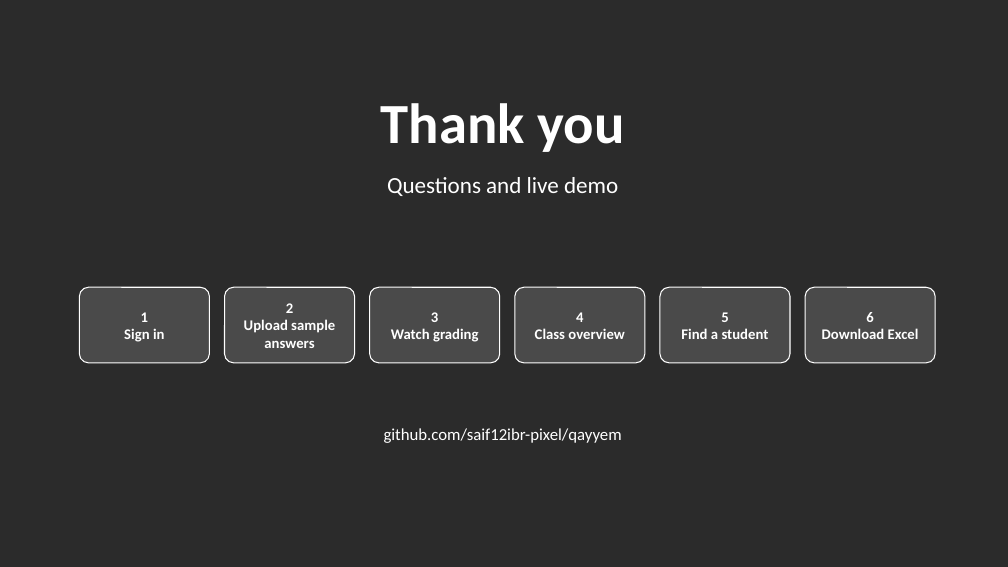
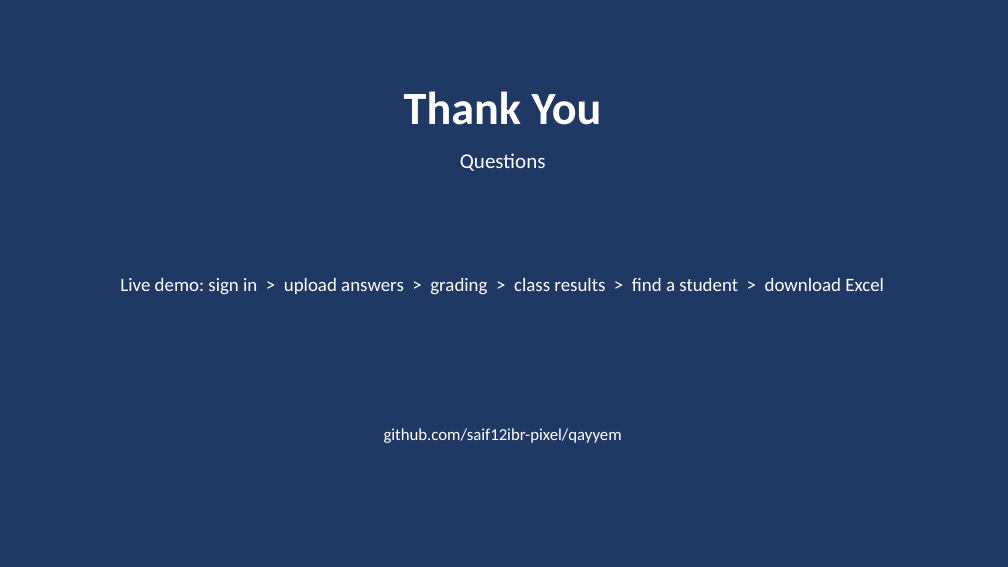
Before and after one commit to saif12ibr-pixel/qayyem, a slide deck: slide 18 of DOCUMENTS/Qayyem_Final_Defense.pptx. Drawn at 1008x567 pixels with LibreOffice and Linux fonts; fonts in the diff are those of the drawing; background and template pictures are left out; a plain dark background stands for a picture behind light text. Boxes give left, top, right and bottom in pixels: in the first picture for what was removed or moved away, otherwise in the second. Text is boxed around its words. In the diff, an @@ line names an element or a change of style, - is before the commit and + after.

```diff
--- a/DOCUMENTS/Qayyem_Final_Defense.pptx
+++ b/DOCUMENTS/Qayyem_Final_Defense.pptx
@@ background picture (left out) to #1F3864 @@
@@ title at [404, 91, 602, 125]: text changed; size 54 to 44 pt @@
-Thank you
+Thank You
@@ text at [460, 153, 546, 171]: text changed; size 22 to 20 pt @@
-Questions and live demo
+Questions
@@ rounded rectangle removed at [79, 287, 209, 363] @@
@@ text added at [120, 278, 884, 295], 18 pt, text #FFFFFF @@
+Live demo: sign in > upload answers > grading > class results > find a student > download Excel
@@ rounded rectangle removed at [225, 287, 355, 363] @@
@@ rounded rectangle removed at [370, 287, 500, 363] @@
@@ rounded rectangle removed at [515, 287, 645, 363] @@
@@ rounded rectangle removed at [660, 287, 790, 363] @@
@@ rounded rectangle removed at [805, 287, 935, 363] @@
@@ text removed at [124, 312, 164, 342] @@
-1
-Sign in
@@ text removed at [244, 303, 335, 348] @@
-2
-Upload sample answers
@@ text removed at [391, 312, 479, 342] @@
-3
-Watch grading
@@ text removed at [535, 312, 624, 339] @@
-4
-Class overview
@@ text removed at [681, 312, 769, 339] @@
-5
-Find a student
@@ text removed at [822, 312, 919, 339] @@
-6
-Download Excel
```
Also in this commit, not shown: 17 other slides changed, 3 other files.
